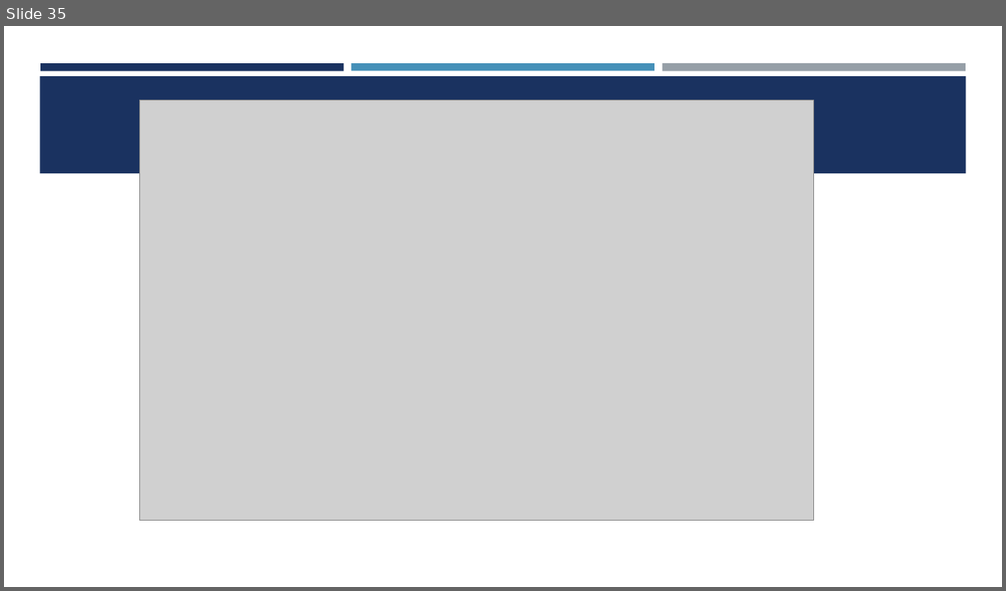
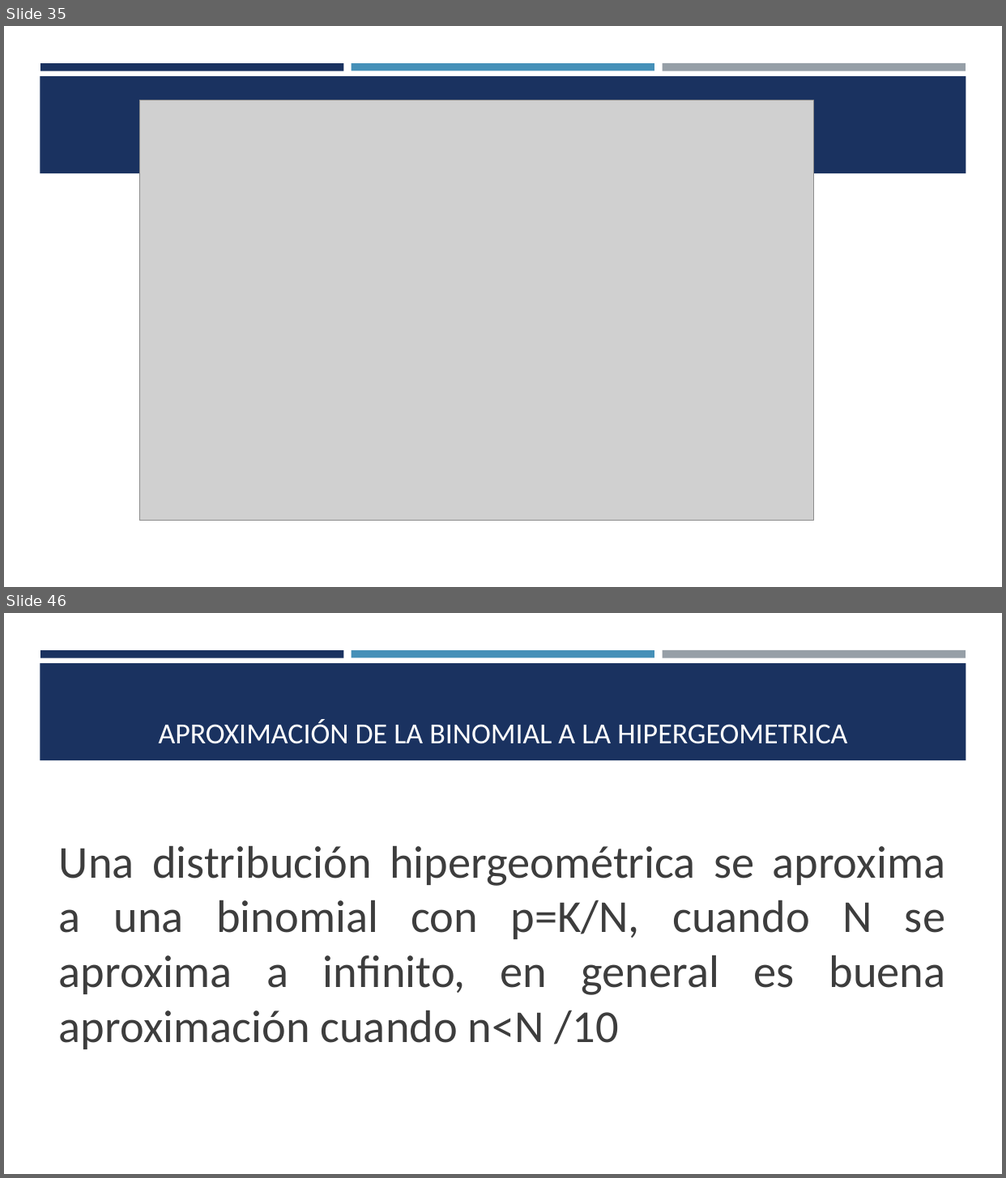
Before and after one commit to estadisticaITM/estadisticaITM.github.io, a slide deck: ITM_VAD_EBX.pptx. Shown one above the other, each under a label of ours: slide 35 before the commit, slides 35 and 46 after it; the slides between them are not shown. The pictures are 1006x591 and 1006x1178 pixels, drawn with LibreOffice and Linux fonts; fonts in the diff are those of the drawing; grey boxes stand for pictures. Boxes give left, top, right and bottom in pixels: in the first picture for what was removed or moved away, otherwise in the second. Text is boxed around its words. In the diff, an @@ line names an element or a change of style, - is before the commit and + after.

```diff
--- a/ITM_VAD_EBX.pptx
+++ b/ITM_VAD_EBX.pptx
@@ slide 46 added at (4,613,1002,1174), background #FFFFFF; not listed: 4 template elements that a slide beside it also shows @@
@@ title added at (159,719,847,744), 28 pt, text #FFFFFF @@
+APROXIMACIÓN DE LA BINOMIAL A LA HIPERGEOMETRICA
@@ text added at (59,846,945,1050), 44 pt, text #3D3D3D @@
+Una distribución hipergeométrica se aproxima a una binomial con p=K/N, cuando N se aproxima a infinito, en general es buena aproximación cuando n<N /10
```
Also in this commit, not shown: 34 other slides added, 15 other files.
